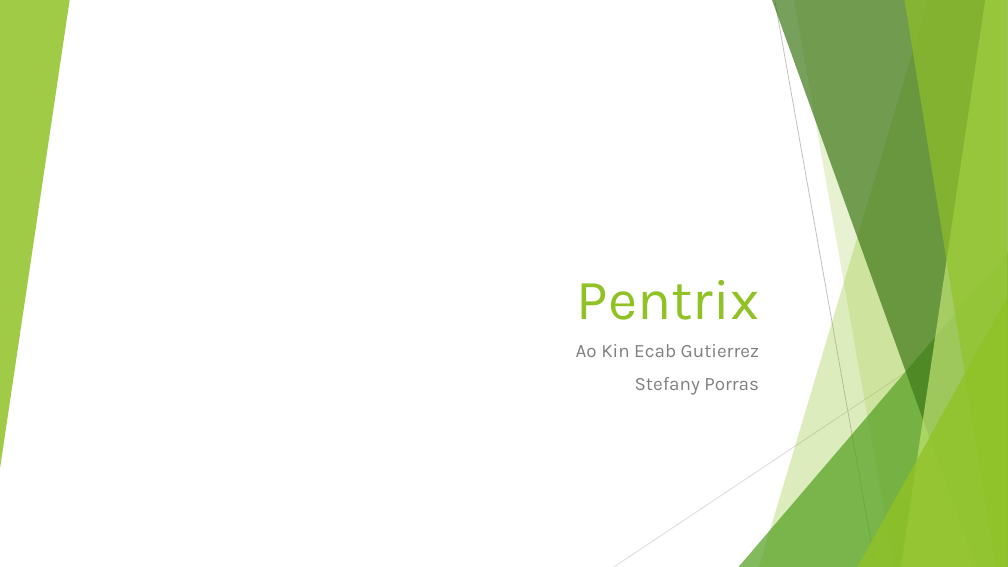
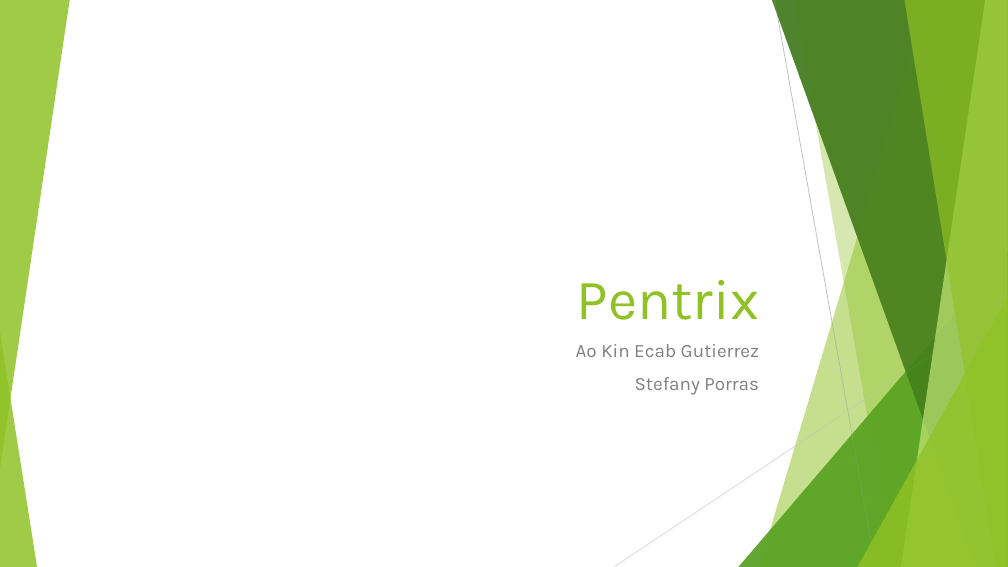
Before and after one commit to Alquimerico/Pentrix, a slide deck: slide 1 of Pentrix-presentacion.pptx. Drawn at 1008x567 pixels with LibreOffice and Linux fonts; fonts in the diff are those of the drawing; background and template pictures are left out. Boxes give left, top, right and bottom in pixels: in the first picture for what was removed or moved away, otherwise in the second. Text is boxed around its words. In the diff, an @@ line names an element or a change of style, - is before the commit and + after.

```diff
--- a/Pentrix-presentacion.pptx
+++ b/Pentrix-presentacion.pptx
@@ group added at box(739, 0, 1008, 567): 5 freeform shapes, 2 triangles @@
@@ triangle added at box(0, 332, 37, 567), fill #90C226 at 85% opacity @@
```
Also in this commit, not shown: 3 other slides changed, 3 other files.
